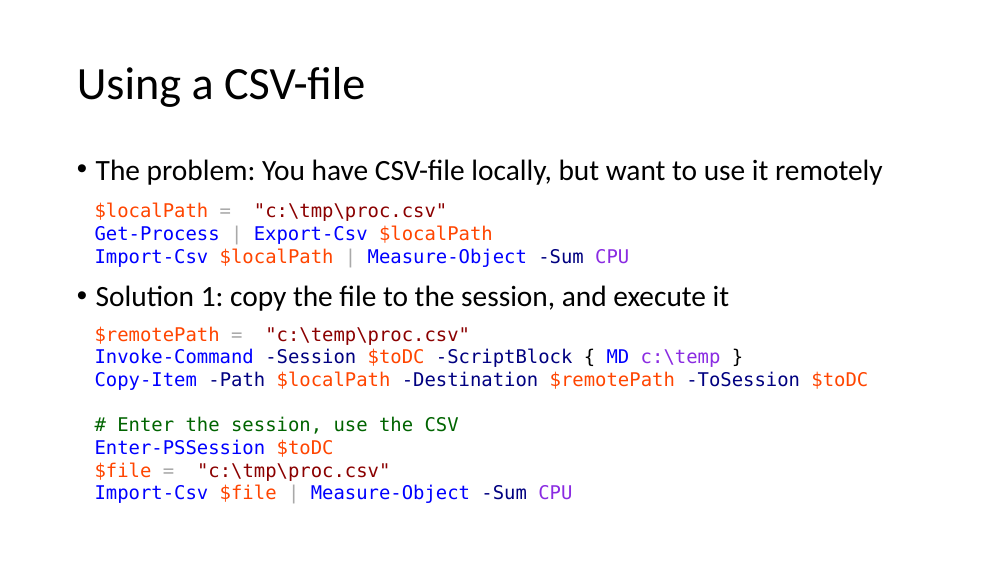
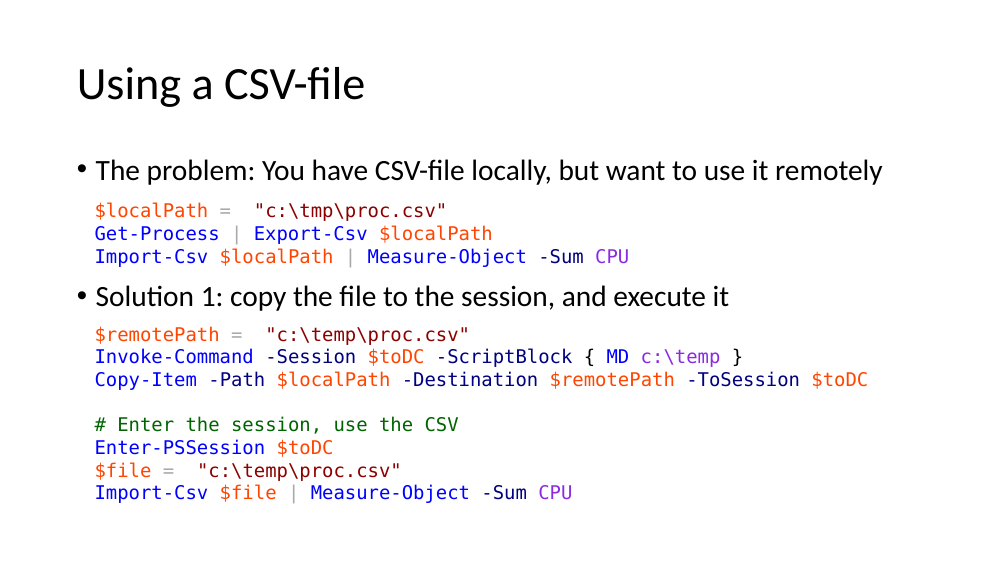
Before and after one commit to mjochen/PS-Technologies, a slide deck: slide 23 of Remoting/Remote control.pptx (slide 24 before the commit). Drawn at 1008x567 pixels with LibreOffice and Linux fonts; fonts in the diff are those of the drawing. Boxes give left, top, right and bottom in pixels: in the first picture for what was removed or moved away, otherwise in the second. Text is boxed around its words. In the diff, an @@ line names an element or a change of style, - is before the commit and + after.

```diff
--- a/Remoting/Remote control.pptx
+++ b/Remoting/Remote control.pptx
@@ text at [95,462,402,481]: text changed @@
-$file = "c:\tmp\proc.csv"
+$file = "c:\temp\proc.csv"
```
Also in this commit, not shown: 1 slide removed, 3 other files.
